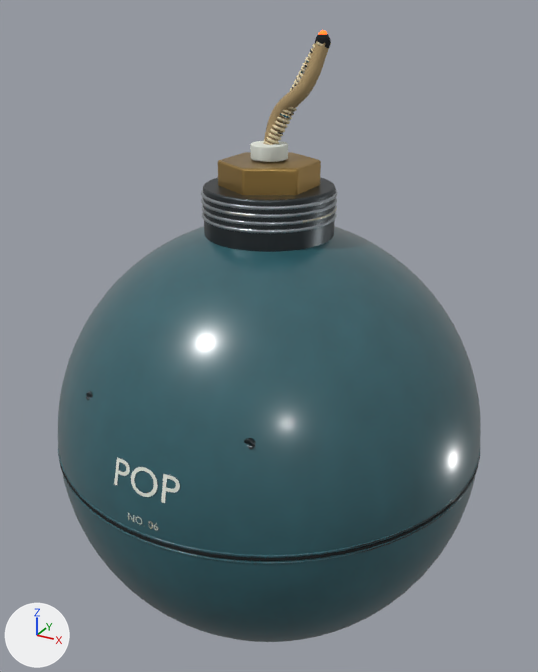
The glTF model public/models/pop-bomb.glb: old version first, new version second.
The view is the same before and after, from a 50 mm lens placed at (0.292, -0.531, 0.353), pointed at (-0.003, 0.004, 0.085). The lights are fixed; the arrows at lower left show +X, +Y and +Z. The older version comes first. Vertices at exactly the same position are counted once.

Script lines for the objects in view, before the commit:
```python
me_sphere_025 = bpy.data.meshes.new('Sphere.025')
me_sphere_025.from_pydata(...)  # 10064 vertices, 20040 faces; spans x -0.191..0.191, y -0.191..0.191, z -0.19..0.339
me_sphere_025.materials.append(mat_enamel___deep_teal_001)
me_sphere_025.materials.append(mat_cavity___unlit_interior_005)
me_sphere_025.materials.append(mat_steel___blackened_hardware_004)
me_sphere_025.materials.append(mat_brass___aged_collar_001)
me_sphere_025.materials.append(mat_steel___brushed_satin_002)
me_sphere_025.materials.append(mat_markings___bone_white_005)
me_sphere_025.materials.append(mat_cord___braided_cotton_001)
me_sphere_025.materials.append(mat_thread___natural_flax_002)
me_sphere_025.materials.append(mat_fuse___ember_001)
ob_pop_bomb = bpy.data.objects.new('pop-bomb', me_sphere_025)
ob_pop_bomb.location = (0.0, 0.0, 0.0)
```
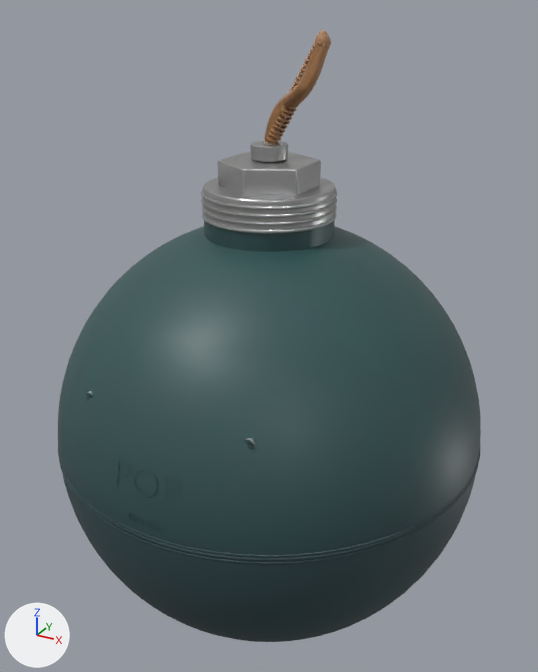
What the commit changed:
Picture 'pop-bomb-0' (img_pop_bomb_0) is new.
Picture 'pop-bomb-2' (img_pop_bomb_2) is new.
Picture 'pop-bomb-1' (img_pop_bomb_1) is new.
Material 'pop-bomb — material' (mat_pop_bomb___material) is new.
Uses the picture img_pop_bomb_0.
Uses the picture img_pop_bomb_1.
Uses the picture img_pop_bomb_2.
me_sphere_025 is used by ob_pop_bomb; location (0.0, 0.0, 0.0).
me_sphere_025 had 10064 vertices, 20040 faces and spanned x -0.191..0.191, y -0.191..0.191, z -0.19..0.339.
me_sphere_025 no longer uses material mat_fuse___ember_001.
me_sphere_025 now has 9837 vertices, 19379 faces and spans x -0.191..0.191, y -0.191..0.191, z -0.19..0.339.
me_sphere_025 part 1: 18 vertices moved within x -0.074..0.066, y -0.19..-0.157, z 0.011..0.083; 227 vertices removed from x -0.074..0.074, y -0.19..-0.156, z 0.011..0.083.
me_sphere_025 part 2: 7040 faces spanning x -0.191..0.191, y -0.191..0.191, z -0.19..0.19 switch from mat_enamel___deep_teal_001 to mat_pop_bomb___material.
me_sphere_025 part 3: 1464 faces spanning x -0.191..0.191, y -0.191..0.191, z -0.002..0.337 switch from mat_cavity___unlit_interior_005 to mat_pop_bomb___material.
me_sphere_025 part 4: 1702 faces spanning x -0.074..0.074, y -0.157..0.054, z 0.078..0.222 switch from mat_steel___blackened_hardware_004 to mat_pop_bomb___material.
me_sphere_025 part 5: 284 faces spanning x -0.036..0.036, y -0.041..0.041, z 0.22..0.242 switch from mat_brass___aged_collar_001 to mat_pop_bomb___material.
me_sphere_025 part 6: 4096 faces spanning x -0.056..0.055, y -0.056..0.056, z 0.196..0.218 switch from mat_steel___brushed_satin_002 to mat_pop_bomb___material.
me_sphere_025 part 7: 809 faces spanning x -0.028..0.029, y -0.19..0.015, z 0.011..0.255 switch from mat_markings___bone_white_005 to mat_pop_bomb___material.
me_sphere_025 part 8: 288 faces spanning x -0.006..0.044, y -0.005..0.019, z 0.25..0.332 switch from mat_cord___braided_cotton_001 to mat_pop_bomb___material.
me_sphere_025 part 9: 3240 faces spanning x -0.006..0.045, y -0.006..0.02, z 0.252..0.331 switch from mat_thread___natural_flax_002 to mat_pop_bomb___material.

Boxes (x1, y1, x2, y2) around the edits, measured in the pictures (538 x 672 px):
part 1 of me_sphere_025, reshaped: before (87, 396, 252, 530); after (131, 515, 157, 530)
part 2 of me_sphere_025, recoloured: (58, 226, 481, 642) in both
part 3 of me_sphere_025, recoloured: (58, 34, 480, 561) in both
part 4 of me_sphere_025, recoloured: (86, 177, 336, 450) in both
part 5 of me_sphere_025, recoloured (brown to grey): (218, 152, 321, 195) in both
part 6 of me_sphere_025, recoloured: (201, 190, 337, 233) in both
part 7 of me_sphere_025, recoloured: (116, 141, 288, 527) in both
part 8 of me_sphere_025, recoloured: (264, 41, 330, 144) in both
part 9 of me_sphere_025, recoloured: (263, 42, 331, 145) in both
